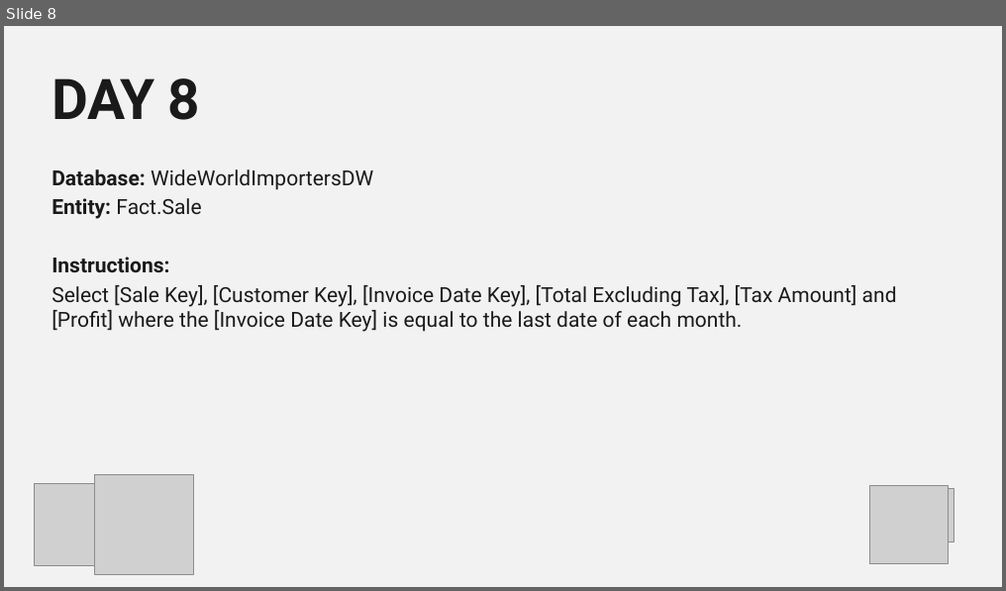
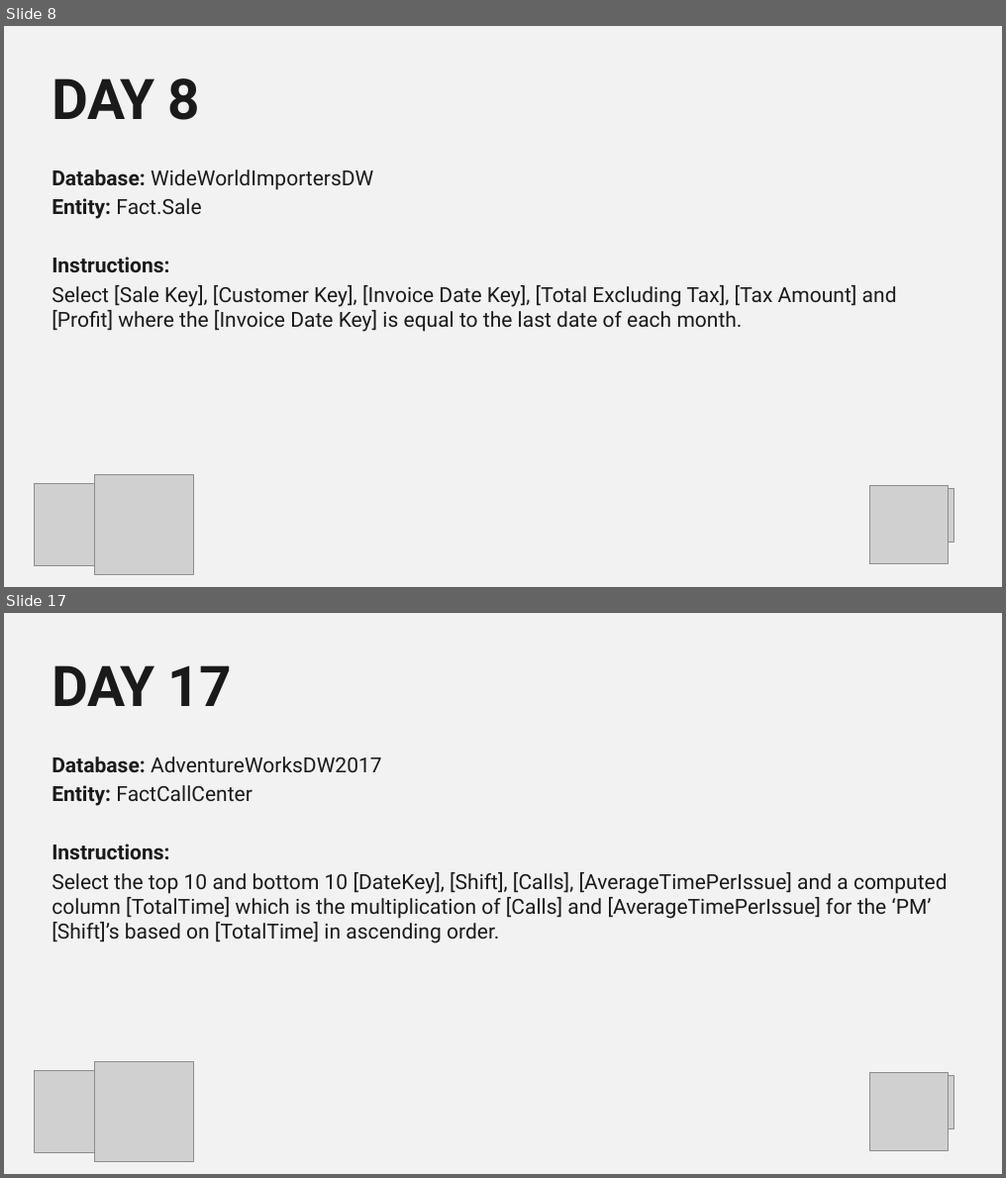
Before and after one commit to itsnotaboutthecell/powerquerym, a slide deck: #30DQUERY/Challengers Master.pptx. Shown one above the other, each under a label of ours: slide 8 before the commit, slides 8 and 17 after it; the slides between them are not shown. The pictures are 1006x591 and 1006x1178 pixels, drawn with LibreOffice and Linux fonts; fonts in the diff are those of the drawing; grey boxes stand for pictures; background and template pictures are left out. Boxes give left, top, right and bottom in pixels: in the first picture for what was removed or moved away, otherwise in the second. Text is boxed around its words. In the diff, an @@ line names an element or a change of style, - is before the commit and + after.

```diff
--- a/#30DQUERY/Challengers Master.pptx
+++ b/#30DQUERY/Challengers Master.pptx
@@ slide 17 added at (x1=4, y1=613, x2=1002, y2=1174), background #F2F2F2 @@
@@ title added at (x1=53, y1=665, x2=232, y2=706), 54 pt, text #1A1A1A, bold @@
+DAY 17
@@ text added at (x1=52, y1=757, x2=947, y2=944), 20 pt, text #1A1A1A @@
+Database: AdventureWorksDW2017
+Entity: FactCallCenter
+Instructions:
+Select the top 10 and bottom 10 [DateKey], [Shift], [Calls], [AverageTimePerIssue] and a computed column [TotalTime] which is the multiplication of [Calls] and [AverageTimePerIssue] for the ‘PM’ [Shift]’s based on [TotalTime] in ascending order.
@@ picture added at (x1=34, y1=1071, x2=116, y2=1154) @@
@@ picture added at (x1=94, y1=1062, x2=193, y2=1161) @@
@@ picture added at (x1=870, y1=1072, x2=948, y2=1151) @@
@@ picture added at (x1=924, y1=1075, x2=954, y2=1130) @@
```
Also in this commit, not shown: 11 other slides added.
